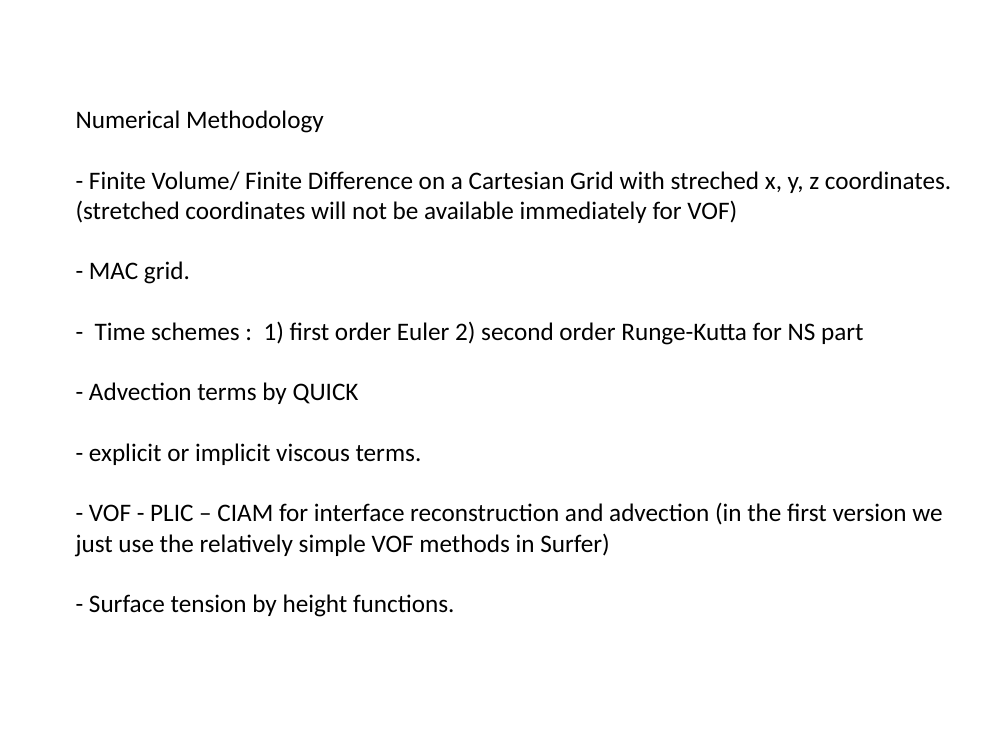
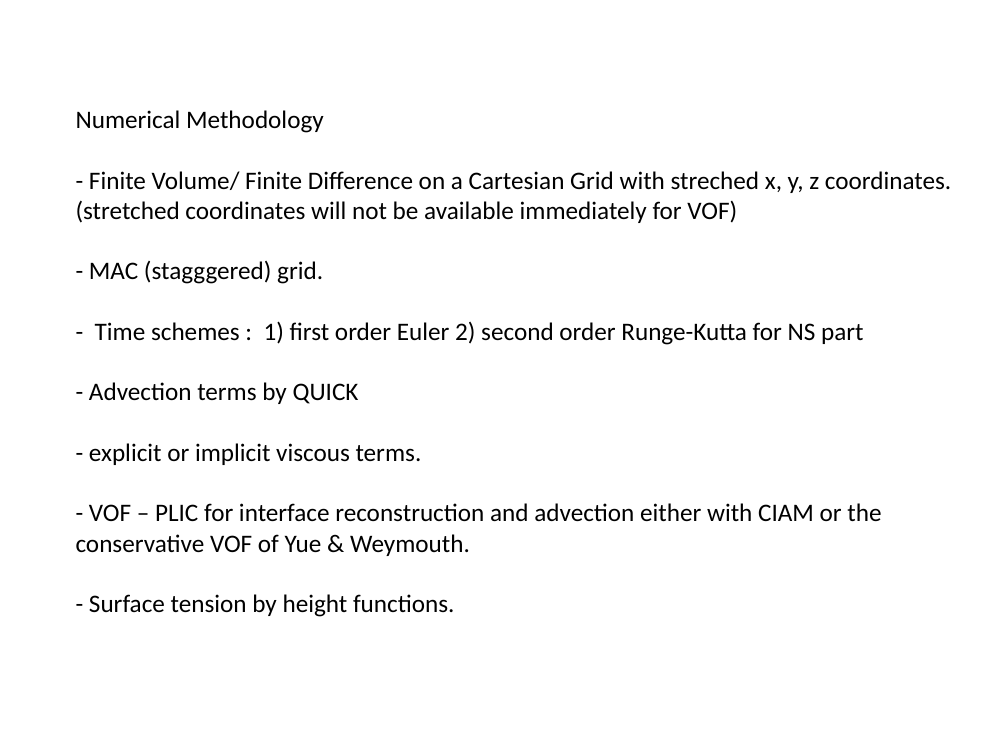
Before and after one commit to slitvinov/paris-git, a slide deck: slide 4 of Documentation/ParisSimulator.pptx. Drawn at 1008x756 pixels with LibreOffice and Linux fonts; fonts in the diff are those of the drawing. Boxes give left, top, right and bottom in pixels: in the first picture for what was removed or moved away, otherwise in the second. Text is boxed around its words. In the diff, an @@ line names an element or a change of style, - is before the commit and + after.

```diff
--- a/Documentation/ParisSimulator.pptx
+++ b/Documentation/ParisSimulator.pptx
@@ text at bbox=[89, 261, 323, 284]: text changed @@
-- MAC grid.
+- MAC (stagggered) grid.
@@ text at bbox=[76, 503, 881, 556]: text changed @@
-- VOF - PLIC – CIAM for interface reconstruction and advection (in the first version we just use the relatively simple VOF methods in Surfer)
+- VOF – PLIC for interface reconstruction and advection either with CIAM or the conservative VOF of Yue & Weymouth.
```
Also in this commit, not shown: 4 other slides changed, 1 slide added, 3 other files.
